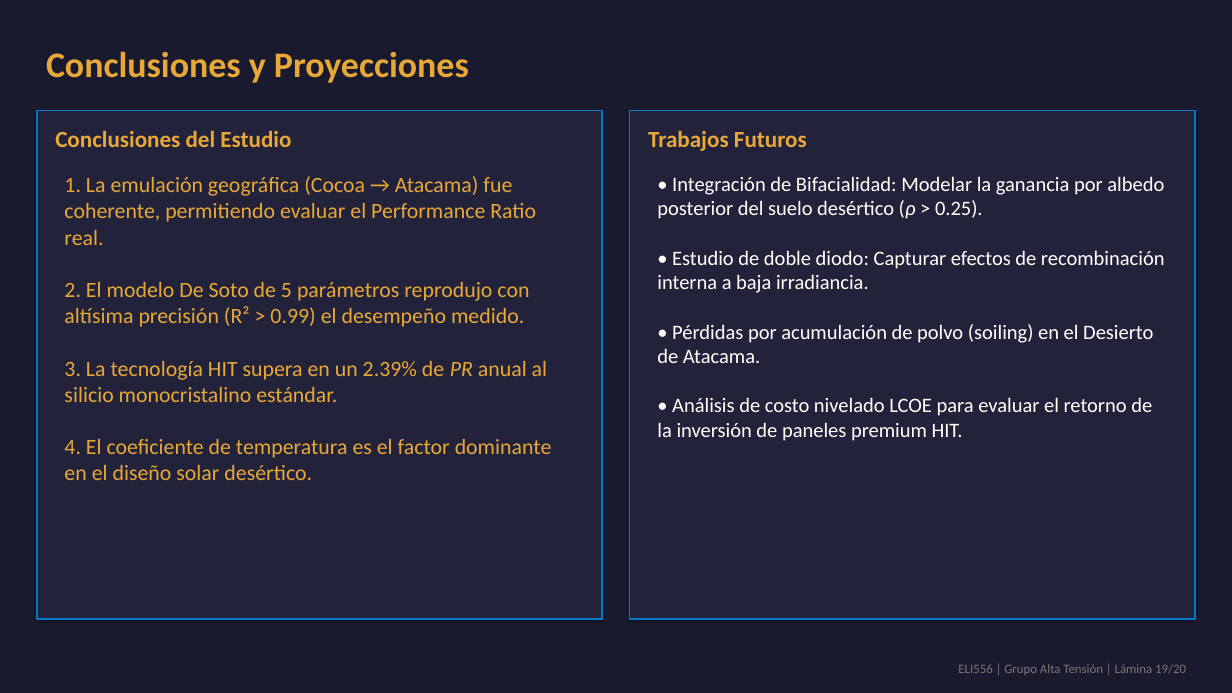
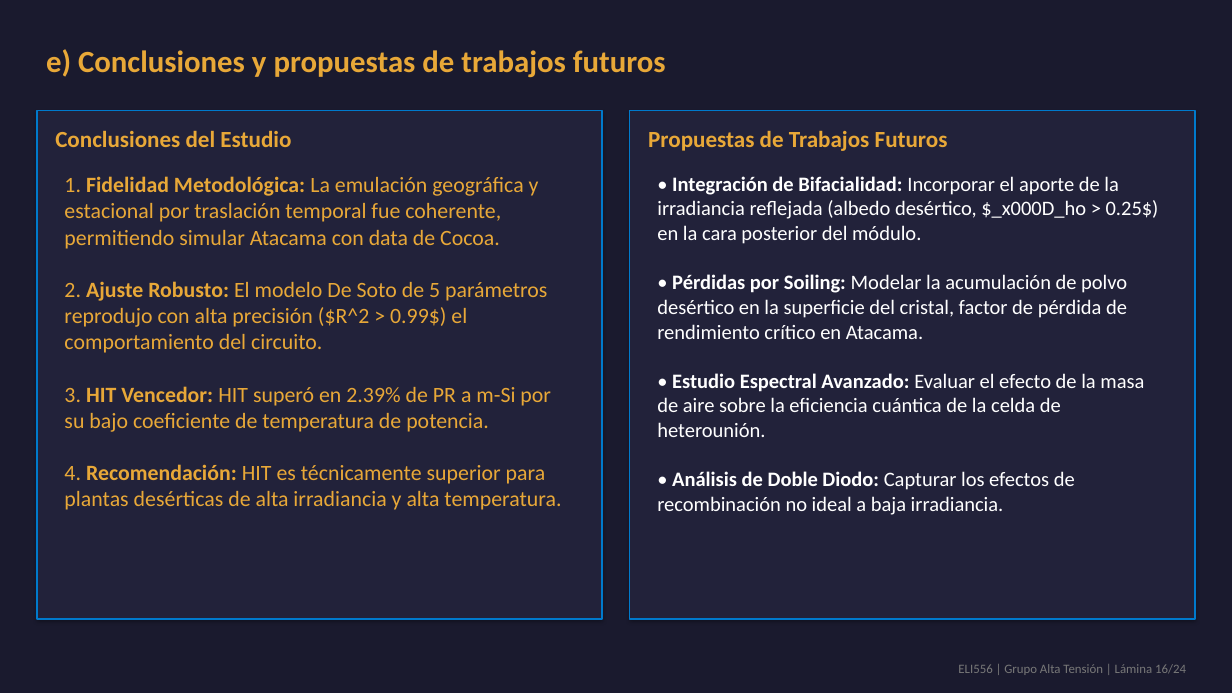
Before and after one commit to theChosen16/t2-paneles, a slide deck: slide 16 of output/Presentacion_Final_ELI556_Atacama.pptx (slide 19 before the commit). Drawn at 1232x693 pixels with LibreOffice and Linux fonts; fonts in the diff are those of the drawing. Boxes give left, top, right and bottom in pixels: in the first picture for what was removed or moved away, otherwise in the second. Text is boxed around its words. In the diff, an @@ line names an element or a change of style, - is before the commit and + after.

```diff
--- a/output/Presentacion_Final_ELI556_Atacama.pptx
+++ b/output/Presentacion_Final_ELI556_Atacama.pptx
@@ text at (46, 49, 666, 77): text changed; size 28 to 24 pt @@
-Conclusiones y Proyecciones
+e) Conclusiones y propuestas de trabajos futuros
@@ text at (648, 131, 948, 151): text changed @@
-Trabajos Futuros
+Propuestas de Trabajos Futuros
@@ text at (64, 176, 561, 510): text changed @@
-1. La emulación geográfica (Cocoa → Atacama) fue coherente, permitiendo evaluar el Performance Ratio real.
-2. El modelo De Soto de 5 parámetros reprodujo con altísima precisión (R² > 0.99) el desempeño medido.
-3. La tecnología HIT supera en un 2.39% de PR anual al silicio monocristalino estándar.
-4. El coeficiente de temperatura es el factor dominante en el diseño solar desértico.
+1. Fidelidad Metodológica: La emulación geográfica y estacional por traslación temporal fue coherente, permitiendo simular Atacama con data de Cocoa.
+2. Ajuste Robusto: El modelo De Soto de 5 parámetros reprodujo con alta precisión ($R^2 > 0.99$) el comportamiento del circuito.
+3. HIT Vencedor: HIT superó en 2.39% de PR a m-Si por su bajo coeficiente de temperatura de potencia.
+4. Recomendación: HIT es técnicamente superior para plantas desérticas de alta irradiancia y alta temperatura.
@@ text at (657, 176, 1159, 515): text changed @@
-• Integración de Bifacialidad: Modelar la ganancia por albedo posterior del suelo desértico (ρ > 0.25).
-• Estudio de doble diodo: Capturar efectos de recombinación interna a baja irradiancia.
-• Pérdidas por acumulación de polvo (soiling) en el Desierto de Atacama.
-• Análisis de costo nivelado LCOE para evaluar el retorno de la inversión de paneles premium HIT.
+• Integración de Bifacialidad: Incorporar el aporte de la irradiancia reflejada (albedo desértico, $_x000D_ho > 0.25$) en la cara posterior del módulo.
+• Pérdidas por Soiling: Modelar la acumulación de polvo desértico en la superficie del cristal, factor de pérdida de rendimiento crítico en Atacama.
+• Estudio Espectral Avanzado: Evaluar el efecto de la masa de aire sobre la eficiencia cuántica de la celda de heterounión.
+• Análisis de Doble Diodo: Capturar los efectos de recombinación no ideal a baja irradiancia.
@@ text at (958, 664, 1186, 675): text changed @@
-ELI556 | Grupo Alta Tensión | Lámina 19/20
+ELI556 | Grupo Alta Tensión | Lámina 16/24
```
Also in this commit, not shown: 16 other slides changed, 7 slides added, 3 slides removed, 29 other files.
